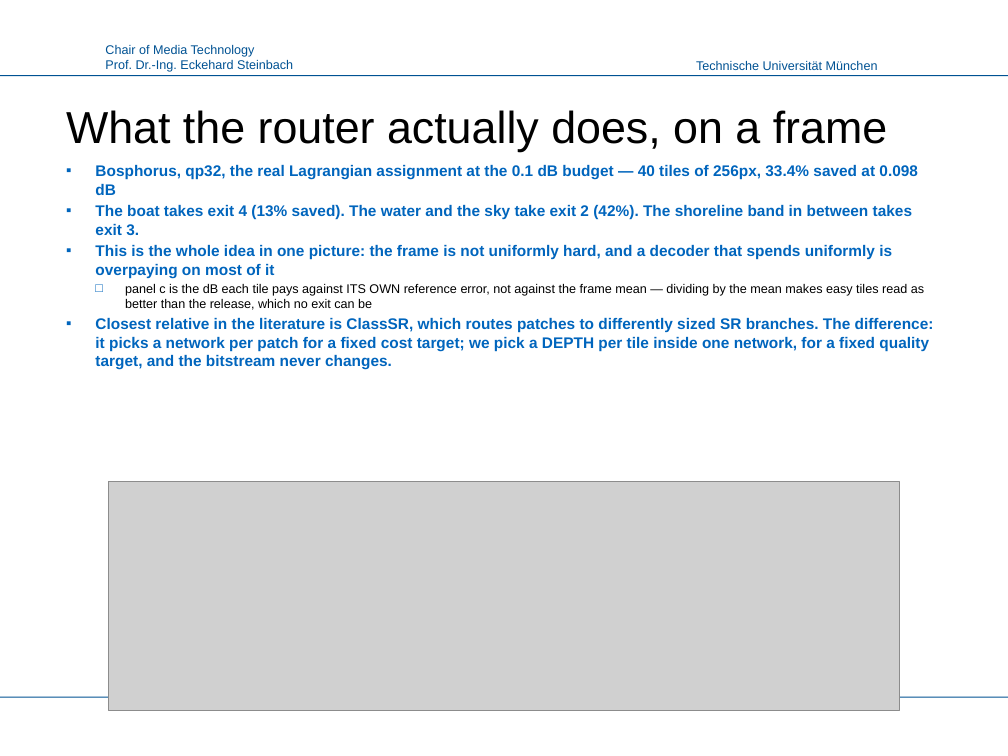
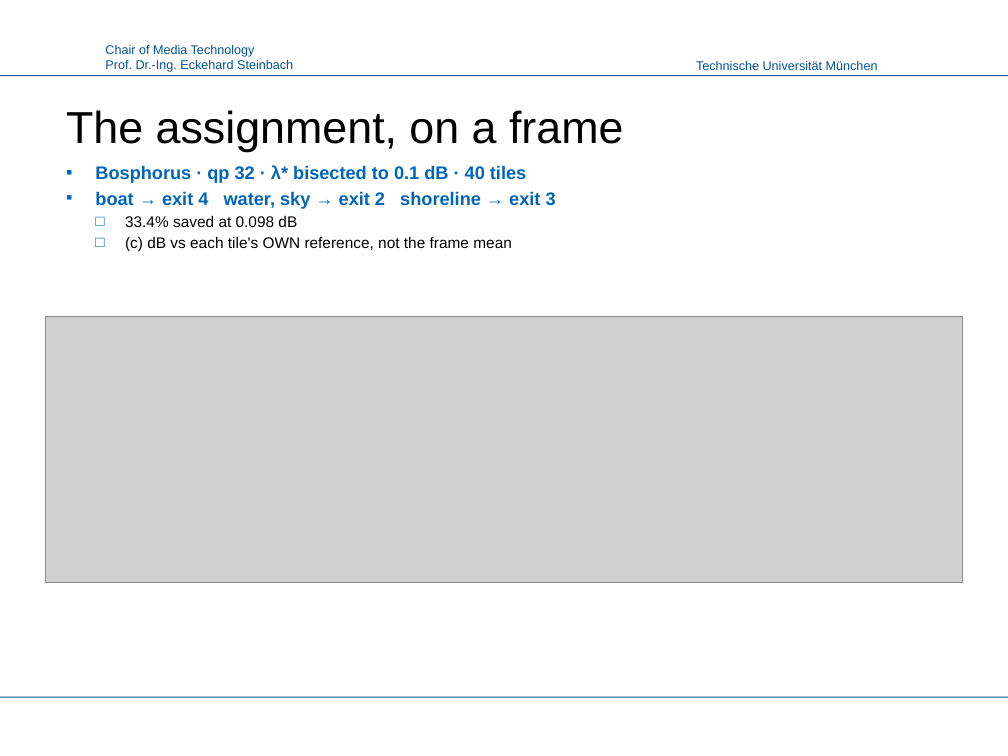
Before and after one commit to canerim/FLEX-FLOP, a slide deck: slide 4 of paper/FLEX-UF_LMT.pptx. Drawn at 1008x756 pixels with LibreOffice and Linux fonts; fonts in the diff are those of the drawing; grey boxes stand for pictures; background and template pictures are left out. Boxes give left, top, right and bottom in pixels: in the first picture for what was removed or moved away, otherwise in the second. Text is boxed around its words. In the diff, an @@ line names an element or a change of style, - is before the commit and + after.

Commit message:
Deck: figure-first, and the figures now use the release denominator
Body text cut from 19,027 characters to 9,705 -- claims, numbers and
formulas, no connective prose. Every figure that had room got it: 21 of 23
now span >=90% of the slide.

Two figures were showing the old denominator while the text beside them
showed the corrected one, which is exactly the inconsistency a reader is
right to distrust. make_figs_nature.py now routes every saving through one
helper that divides by the release's 1.0, and the architecture figure no
longer prints the deepest exit as '0% saved' -- it is -1.0%, because seam
repair makes our full-depth path cost 0.95% more than the release. Hiding
that at the one place the figure makes a cost claim was the worst version
of the error.

Five slides give the seam artefact in textbook form: the convolution that
causes it, the 4b/F contamination law, padding as an estimator with the
measured table, the perimeter argument for 256px, and the gated repair
with its equation -- ending on the measurement that says the repair earns
0.0020 dB per point of decode while arls was rejected at 0.0018.

```diff
--- a/paper/FLEX-UF_LMT.pptx
+++ b/paper/FLEX-UF_LMT.pptx
@@ title at [66,110,623,152]: text changed @@
-What the router actually does, on a frame
+The assignment, on a frame
@@ text at [95,165,556,252]: text changed; size 11 to 13 pt @@
-▪ Bosphorus, qp32, the real Lagrangian assignment at the 0.1 dB budget — 40 tiles of 256px, 33.4% saved at 0.098 dB
-▪ The boat takes exit 4 (13% saved). The water and the sky take exit 2 (42%). The shoreline band in between takes exit 3.
-▪ This is the whole idea in one picture: the frame is not uniformly hard, and a decoder that spends uniformly is overpaying on most of it
-  □ panel c is the dB each tile pays against ITS OWN reference error, not against the frame mean — dividing by the mean makes easy tiles read as better than the release, which no exit can be
-▪ Closest relative in the literature is ClassSR, which routes patches to differently sized SR branches. The difference: it picks a network per patch for a fixed cost target; we pick a DEPTH per tile inside one network, for a fixed quality target, and the bitstream never changes.
+▪ Bosphorus · qp 32 · λ* bisected to 0.1 dB · 40 tiles
+▪ boat → exit 4 water, sky → exit 2 shoreline → exit 3
+  □ 33.4% saved at 0.098 dB
+  □ (c) dB vs each tile's OWN reference, not the frame mean
@@ picture: place and size @@
-picture at [109,482,899,711]
+picture at [45,317,963,582]
```
Also in this commit, not shown: 20 other slides changed, 2 slides added, 2 slides removed, 17 other files.
